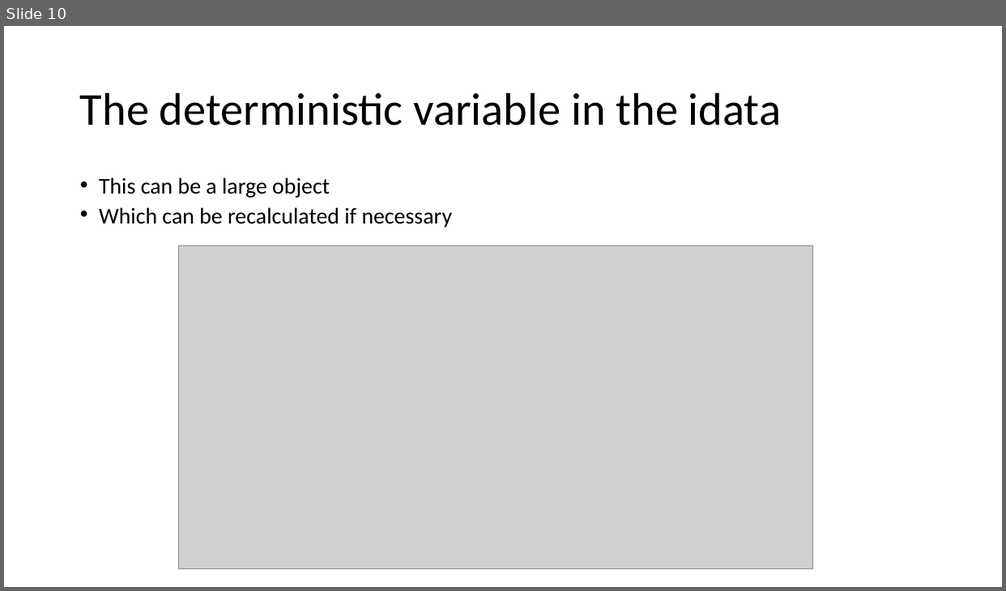
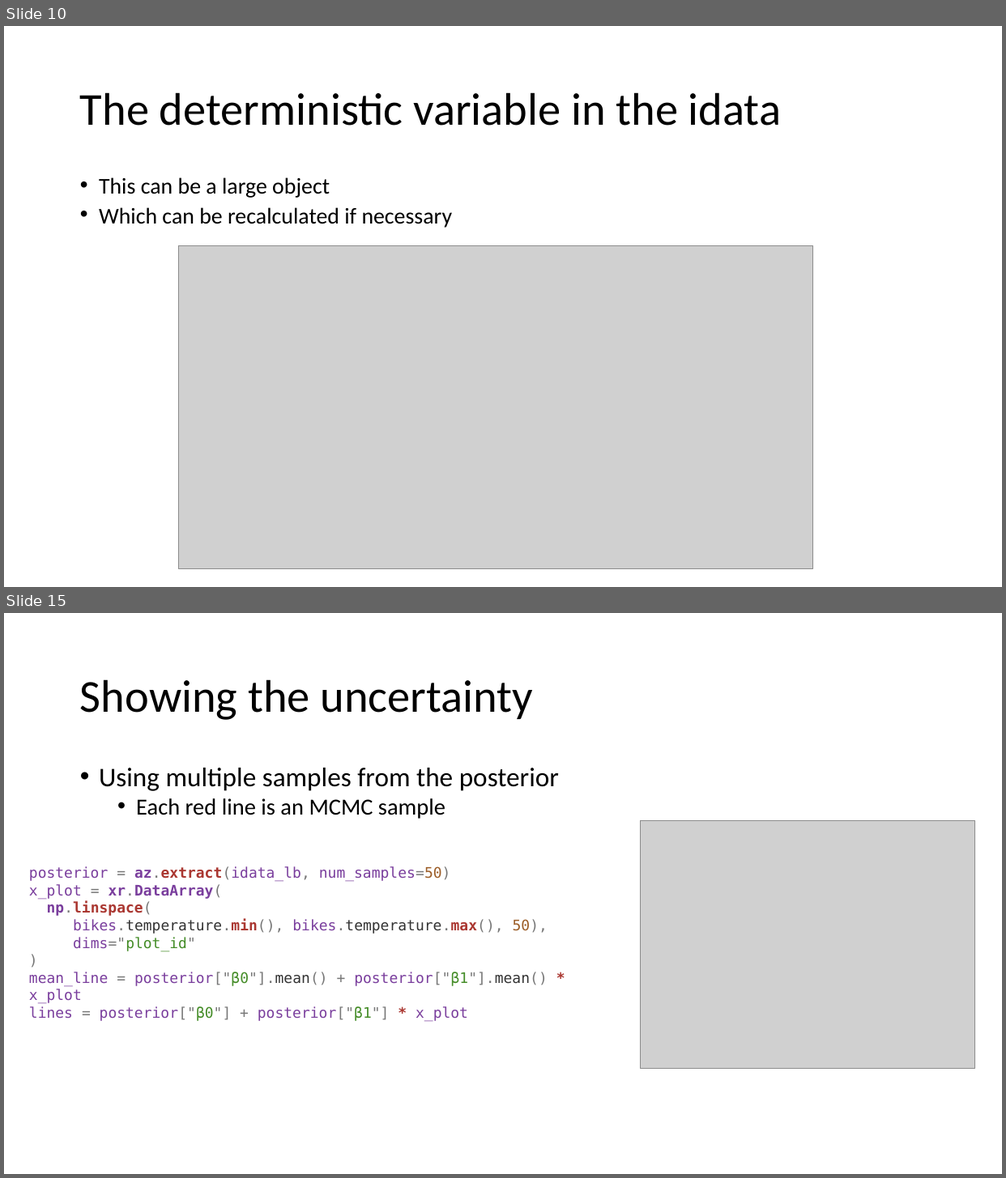
Before and after one commit to opherdonchin/StatisticalComputationAndAnalysis, a slide deck: Lectures/Lecture 6 Linear models.pptx. Shown one above the other, each under a label of ours: slide 10 before the commit, slides 10 and 15 after it; the slides between them are not shown. The pictures are 1006x591 and 1006x1178 pixels, drawn with LibreOffice and Linux fonts; fonts in the diff are those of the drawing; grey boxes stand for pictures. Boxes give left, top, right and bottom in pixels: in the first picture for what was removed or moved away, otherwise in the second. Text is boxed around its words. In the diff, an @@ line names an element or a change of style, - is before the commit and + after.

```diff
--- a/Lectures/Lecture 6 Linear models.pptx
+++ b/Lectures/Lecture 6 Linear models.pptx
@@ slide 15 added at [4,613,1002,1174], background #FFFFFF @@
@@ title added at [80,679,534,720], 44 pt, text #000000 @@
+Showing the uncertainty
@@ text added at [99,768,559,819], 25.9 pt, text #000000 @@
+• Using multiple samples from the posterior
+  • Each red line is an MCMC sample
@@ picture added at [641,821,974,1069] @@
@@ text added at [29,867,548,1021], 14 pt, text #7A3E9D @@
+posterior = az.extract(idata_lb, num_samples=50)
+x_plot = xr.DataArray(
+np.linspace(
+bikes.temperature.min(), bikes.temperature.max(), 50),
+dims="plot_id"
+)
+mean_line = posterior["β0"].mean() + posterior["β1"].mean() * x_plot
+lines = posterior["β0"] + posterior["β1"] * x_plot
```
Also in this commit, not shown: 2 slides changed, 9 other slides added, 3 other files.
